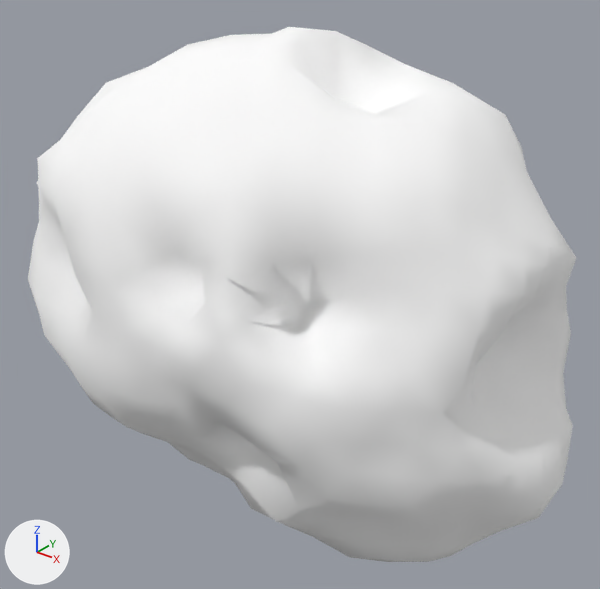
The glTF model assets/asteroids/asteroid_05.glb as it was, and as the next commit left it.
Rendered twice from a 50 mm lens placed at (1.76, -2.23, 1.49), pointed at (-0.05, 0.03, 0.08). The axes (+X, +Y, +Z) are drawn at lower left. The lights are the same throughout. The first picture is the older version. Vertices at exactly the same position are counted once.

Script lines for the objects in view, before the commit:
```python
mat_asteroidrock_05 = principled_material('AsteroidRock_05')
mat_asteroidrock_05.base_color = (1.0, 1.0, 1.0)  # white #ffffff
mat_asteroidrock_05.metallic = 0.0371
mat_asteroidrock_05.roughness = 0.947
me_icosphere = bpy.data.meshes.new('Icosphere')
me_icosphere.from_pydata(...)  # 642 vertices, 1280 faces; spans x -1.28..1.07, y -0.66..0.65, z -0.89..1.08
me_icosphere.materials.append(mat_asteroidrock_05)  # white #ffffff
ob_asteroid_05 = bpy.data.objects.new('Asteroid_05', me_icosphere)
ob_asteroid_05.location = (0.0, 0.0, 0.0)
```
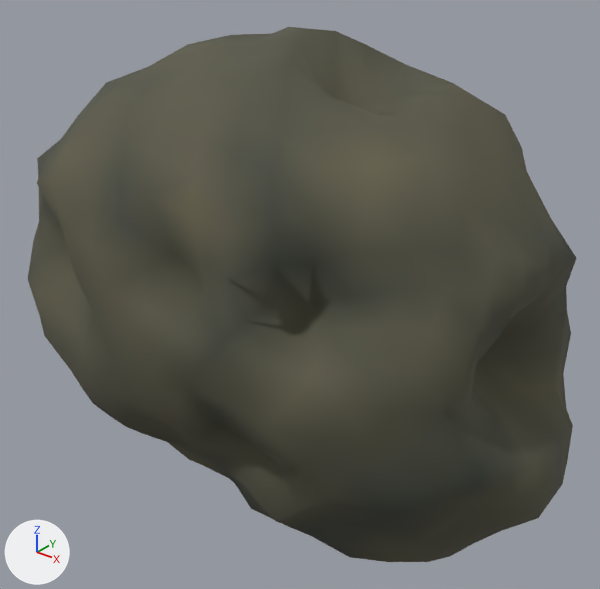
Diff of the bpy script that builds the scene:
```diff
--- a/assets/asteroids/asteroid_05.glb.py
+++ b/assets/asteroids/asteroid_05.glb.py
@@ mat_asteroidrock_05 @@
 n0 = _N.new('ShaderNodeBsdfPrincipled'); n0.name = 'Principled BSDF'
-n0.inputs[0].default_value = (1.0, 1.0, 1.0, 1.0)  # 'Base Color', white #ffffff
-n0.inputs[1].default_value = 0.0371  # 'Metallic'
-n0.inputs[2].default_value = 0.947  # 'Roughness'
+n0.inputs[1].default_value = 0.0307  # 'Metallic'
+n0.inputs[2].default_value = 0.876  # 'Roughness'
 n1 = _N.new('ShaderNodeOutputMaterial'); n1.name = 'Material Output'
+n2 = _N.new('ShaderNodeVertexColor'); n2.name = 'Color Attribute'
 _L.new(n0.outputs[0], n1.inputs[0])  # 'BSDF' to 'Surface'
+_L.new(n2.outputs[0], n0.inputs[0])  # 'Color' to 'Base Color'
@@ me_icosphere @@
 me_icosphere.from_pydata(...)  # 642 vertices, 1280 faces; spans x -1.28..1.07, y -0.66..0.65, z -0.89..1.08
 # used by ob_asteroid_05; location = (0.0, 0.0, 0.0)
+# me_icosphere part 1: vertex colours changed
 me_icosphere.materials.append(mat_asteroidrock_05)
```

Pixel boxes (x1, y1, x2, y2) of what changed, in the pictures (600 x 589 px):
'Asteroid_05', recoloured (darker): (28, 27, 576, 562) in both
